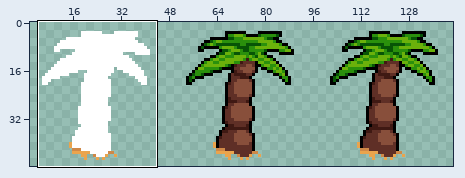
Sprite sheet -- sprites/areas/Coast/Props/sprPalmHurt.png. The first picture is a wide view before the edit; the outline marks the close-up.
Close-up. Before the commit:
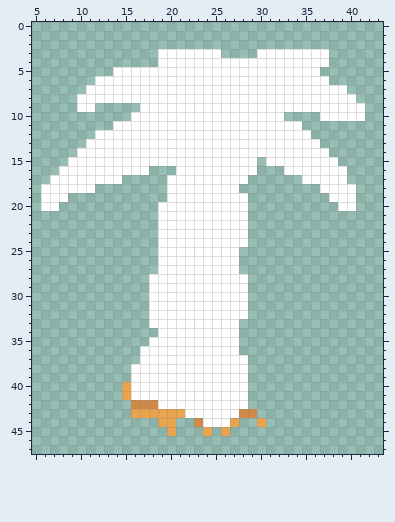
The file is 144x48 pixels. Shown: x 5..43, y 0..47. The wide view leaves out empty margins. The commit also changed other parts of the picture, which this record leaves out.
Now the later version:
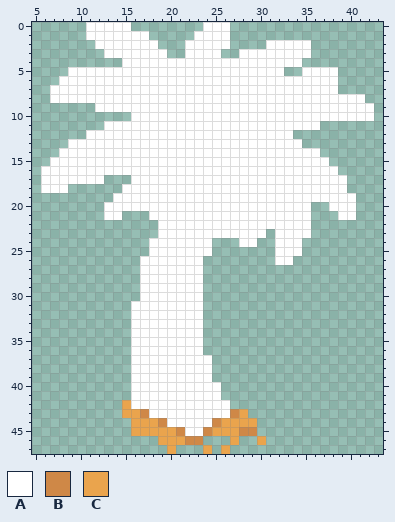
Palette (. is transparent): A #ffffff  B #cf8847  C #eaa44d
Changes in this commit:
@@ x 5..43 @@
- 0 .......................................
- 1 .......................................
- 2 .......................................
- 3 ..............AAAAAAA....AAAAAAAA......
- 4 ..............AAAAAAAAAAAAAAAAAAA......
- 5 .........AAAAAAAAAAAAAAAAAAAAAAA.......
- 6 .......AAAAAAAAAAAAAAAAAAAAAAAAAA......
- 7 ......AAAAAAAAAAAAAAAAAAAAAAAAAAAAA....
- 8 .....AAAAAAAAAAAAAAAAAAAAAAAAAAAAAAA...
- 9 .....AA.....AAAAAAAAAAAAAAAAAAAAAAAAA..
-10 ...........AAAAAAAAAAAAAAAAA....AAAAA..
-11 .........AAAAAAAAAAAAAAAAAAAAA.........
-12 .......AAAAAAAAAAAAAAAAAAAAAAAA........
-13 ......AAAAAAAAAAAAAAAAAAAAAAAAAA.......
-14 .....AAAAAAAAAAAAAAAAAAAAAAAAAAAA......
-15 ....AAAAAAAAAAAAAAAAAAAAA.AAAAAAAA.....
-16 ...AAAAAAAAAA...AAAAAAAAA...AAAAAAA....
-17 ..AAAAAAAA.....AAAAAAAAA......AAAAA....
-18 .AAAAAA........AAAAAAAA.........AAAA...
-19 .AAA...........AAAAAAAAA.........AAA...
-20 .AA...........AAAAAAAAAA..........AA...
-21 ..............AAAAAAAAAA...............
-22 ..............AAAAAAAAAA...............
-23 ..............AAAAAAAAAA...............
-24 ..............AAAAAAAAAA...............
-25 ..............AAAAAAAAA................
-26 ..............AAAAAAAAA................
-27 ..............AAAAAAAAA................
-28 .............AAAAAAAAAAA...............
-29 .............AAAAAAAAAAA...............
-30 .............AAAAAAAAAAA...............
-31 .............AAAAAAAAAAA...............
-32 .............AAAAAAAAAAA...............
-33 .............AAAAAAAAAA................
-34 ..............AAAAAAAAA................
-35 .............AAAAAAAAAA................
-36 ............AAAAAAAAAAA................
-37 ............AAAAAAAAAAAA...............
-38 ...........AAAAAAAAAAAAA...............
-39 ...........AAAAAAAAAAAAA...............
-40 ..........CAAAAAAAAAAAAA...............
-41 ..........CAAAAAAAAAAAAA...............
-42 ...........BBBAAAAAAAAAA...............
-43 ...........CCCCCCAAAAAABB..............
-44 ..............CC..BAAAC..C.............
-45 ...............C...C.C.................
-46 .......................................
-47 .......................................
+ 0 ......AAAAA........AAA.................
+ 1 ......AAAAAAA.....AAAA.................
+ 2 .......AAAAAAA...AAAAA....AAAAA........
+ 3 ........AAAAAAA..AAAA..AAAAAAAA........
+ 4 ..........AAAAAAAAAAAAAAAAAAAA.........
+ 5 ....AAAAAAAAAAAAAAAAAAAAAAAA..AAAA.....
+ 6 ...AAAAAAAAAAAAAAAAAAAAAAAAAAAAAAA.....
+ 7 ..AAAAAAAAAAAAAAAAAAAAAAAAAAAAAAAA.....
+ 8 ..AAAAAAAAAAAAAAAAAAAAAAAAAAAAAAAAAAA..
+ 9 .......AAAAAAAAAAAAAAAAAAAAAAAAAAAAAAA.
+10 ...........AAAAAAAAAAAAAAAAAAAAAAAAAAA.
+11 ........AAAAAAAAAAAAAAAAAAAAAAAA.......
+12 ......AAAAAAAAAAAAAAAAAAAAAAA..........
+13 ....AAAAAAAAAAAAAAAAAAAAAAAAAA.........
+14 ...AAAAAAAAAAAAAAAAAAAAAAAAAAAAA.......
+15 ..AAAAAAAAAAAAAAAAAAAAAAAAAAAAAAA......
+16 .AAAAAAAAAAAAAAAAAAAAAAAAAAAAAAAAA.....
+17 .AAAAAAA...AAAAAAAAAAAAAAAAAAAAAAAA....
+18 .AAA......AAAAAAAAAAAAAAAAAAAAAAAAA....
+19 .........AAAAAAAAAAAAAAAAAAAAAAAAAAA...
+20 ........AAAAAAAAAAAAAAAAAAAAAAA..AAA...
+21 ........AA...AAAAAAAAAAAAAAAAAA...AA...
+22 ..............AAAAAAAAAAAAAAAAA........
+23 ..............AAAAAAAAAAAA.AAAA........
+24 .............AAAAAAA...AA..AAA.........
+25 .............AAAAAAA.......AAA.........
+26 ............AAAAAAA........AA..........
+27 ............AAAAAAA....................
+28 ............AAAAAAA....................
+29 ............AAAAAAA....................
+30 ............AAAAAAA....................
+31 ...........AAAAAAAA....................
+32 ...........AAAAAAAA....................
+33 ...........AAAAAAAA....................
+34 ...........AAAAAAAA....................
+35 ...........AAAAAAAA....................
+36 ...........AAAAAAAA....................
+37 ...........AAAAAAAAA...................
+38 ...........AAAAAAAAA...................
+39 ...........AAAAAAAAA...................
+40 ...........AAAAAAAAAA..................
+41 ...........AAAAAAAAAA..................
+42 ..........CAAAAAAAAAAA.................
+43 ..........CCBAAAAAAAAABC...............
+44 ...........CCCBAAAAABCCCC..............
+45 ...........CCCCCBAABCCCBB..............
+46 ..............CCCBB...C..C.............
+47 ...............C...C.C.................
Boxes around the changes in both close-ups, in picture pixels (x1, y1, x2, y2):
changed: (41, 22, 374, 454)
